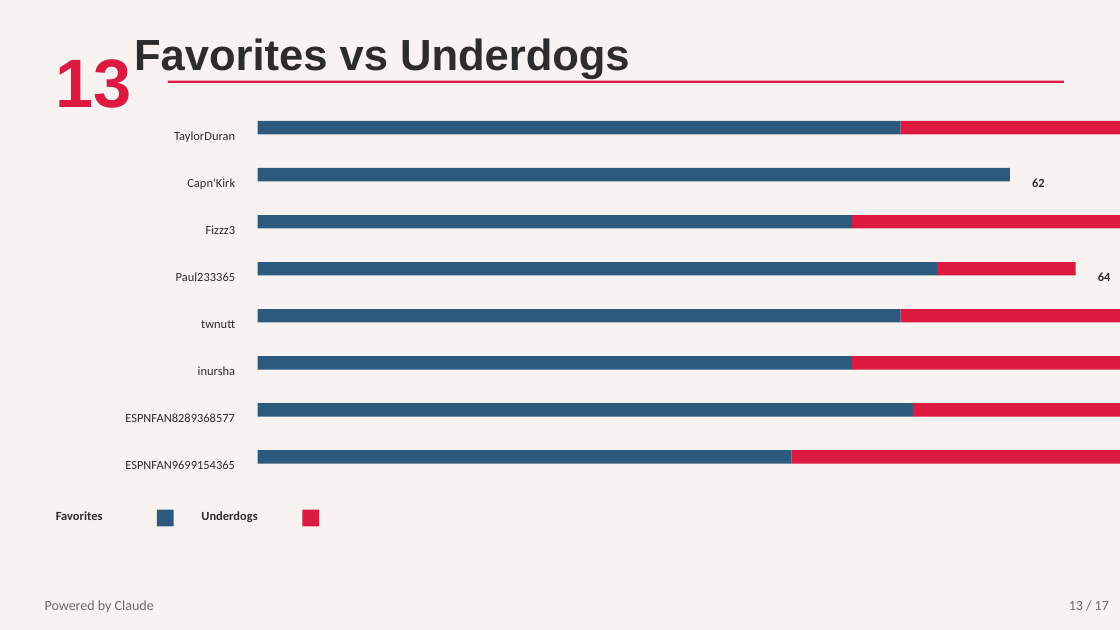
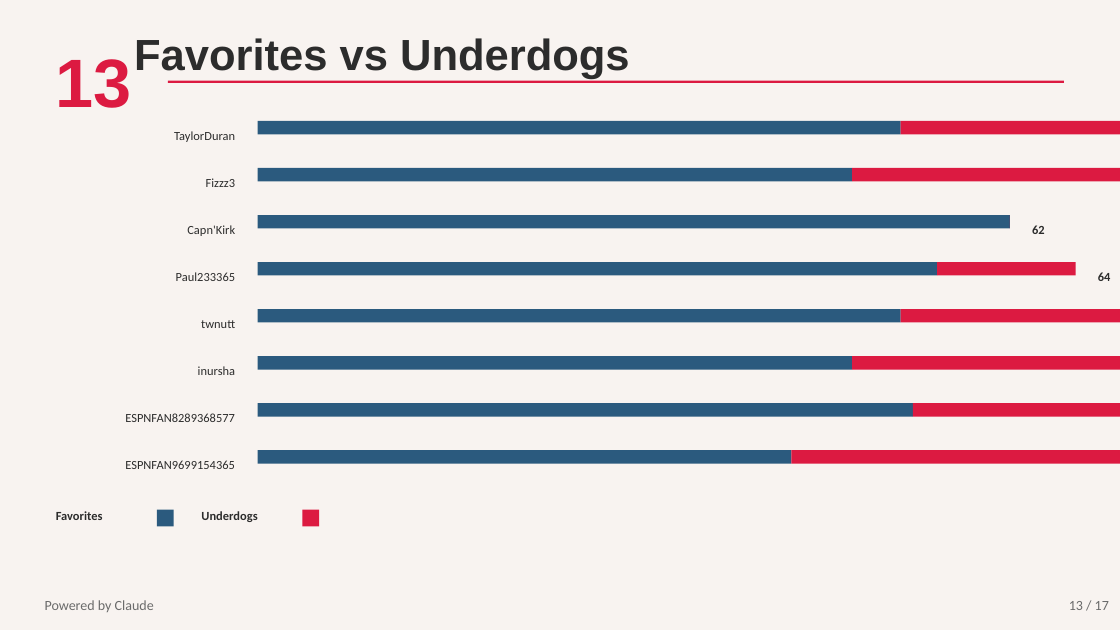
Before and after one commit to tdswim/Elons-Plugs-2026, a slide deck: slide 13 of Elons_Plugs_Deck.pptx. Drawn at 1120x630 pixels with LibreOffice and Linux fonts; fonts in the diff are those of the drawing. Boxes give left, top, right and bottom in pixels: in the first picture for what was removed or moved away, otherwise in the second. Text is boxed around its words. In the diff, an @@ line names an element or a change of style, - is before the commit and + after.

```diff
--- a/Elons_Plugs_Deck.pptx
+++ b/Elons_Plugs_Deck.pptx
@@ text "Fizzz3": place and size @@
-text "Fizzz3" at box(206, 225, 236, 234)
+text "Fizzz3" at box(206, 178, 236, 187)
@@ rectangle: place and size @@
-rectangle at box(258, 168, 1010, 181)
+rectangle at box(258, 168, 852, 181)
@@ rectangle: place and size @@
-rectangle at box(1010, 168, 1010, 181)
+rectangle at box(852, 168, 1120, 181)
@@ text "Capn'Kirk": place and size @@
-text "Capn'Kirk" at box(187, 178, 235, 189)
+text "Capn'Kirk" at box(187, 225, 235, 236)
@@ rectangle: place and size @@
-rectangle at box(258, 215, 852, 228)
+rectangle at box(258, 215, 1010, 228)
@@ rectangle: place and size @@
-rectangle at box(852, 215, 1120, 228)
+rectangle at box(1010, 215, 1010, 228)
@@ text "62": place and size @@
-text "62" at box(1032, 178, 1045, 187)
+text "62" at box(1032, 225, 1045, 234)
```
Also in this commit, not shown: 9 other slides changed, 1 other file.
